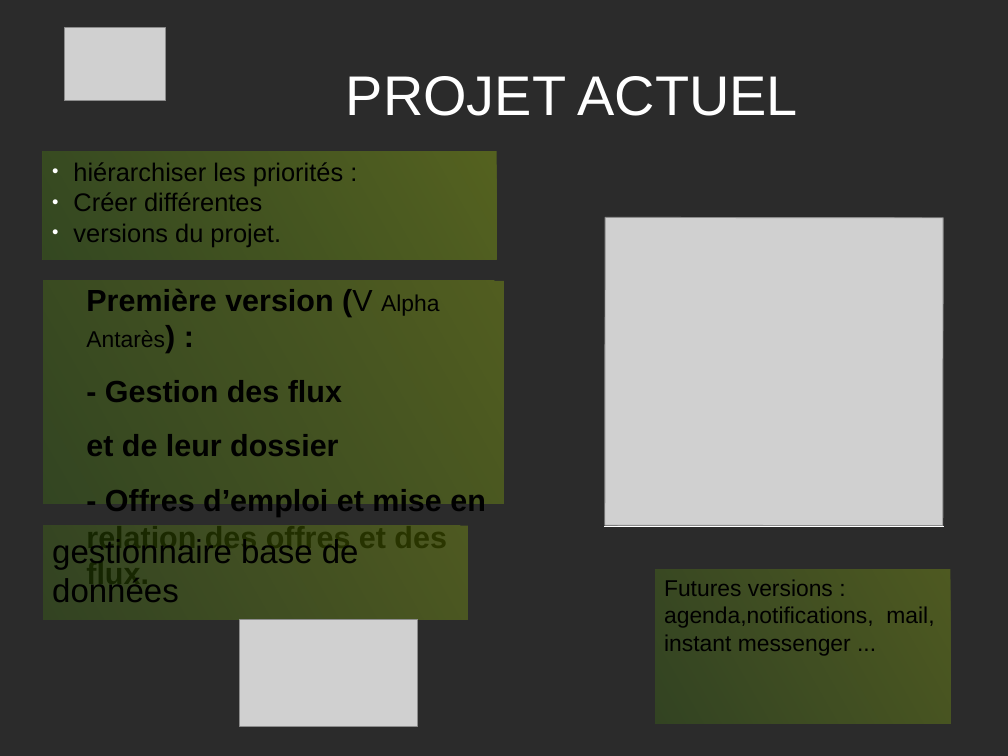
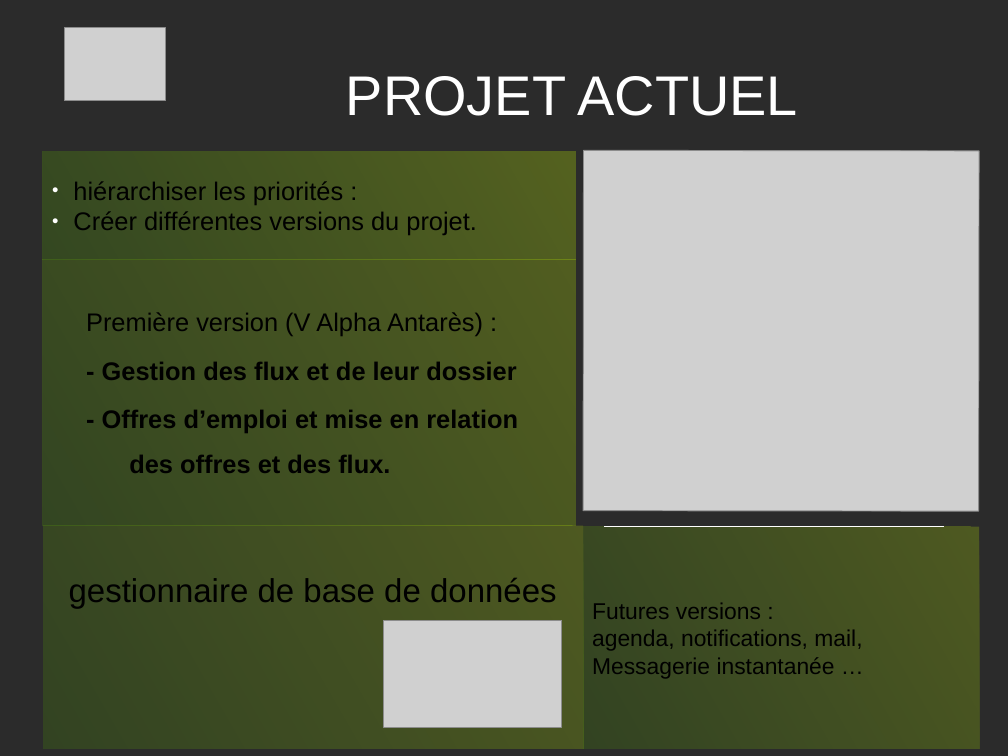
Before and after one commit to PatdeMessac/projets_certif, a slide deck: slide 5 of FACE/Presentation_projet.odp. Drawn at 1008x756 pixels with LibreOffice and Linux fonts; fonts in the diff are those of the drawing; grey boxes stand for pictures; background and template pictures are left out; a plain dark background stands for a picture behind light text. Boxes give left, top, right and bottom in pixels: in the first picture for what was removed or moved away, otherwise in the second. Text is boxed around its words. In the diff, an @@ line names an element or a change of style, - is before the commit and + after.

Commit message:
ajout ombrage sous image, changement mise en page et titre

```diff
--- a/FACE/Presentation_projet.odp
+++ b/FACE/Presentation_projet.odp
@@ rectangle "hiérarchiser les priorités :": place and size @@
-rectangle "hiérarchiser les priorités :" at [43,151,497,259]
+rectangle "hiérarchiser les priorités :" at [43,151,576,259]
@@ picture: place and size @@
-picture at [605,217,944,526]
+picture at [583,151,980,512]
@@ text in rectangle at [73,211,477,235]: text changed @@
-● Créer différentes
-● versions du projet.
+● Créer différentes versions du projet.
@@ text "Première version (V Alpha Antarès) ...": place and size @@
-text "Première version (V Alpha Antarès) ..." at [43,281,504,504]
+text "Première version (V Alpha Antarès) ..." at [43,259,576,525]
@@ text at [86,312,483,336]: size 24 to 20 pt, bold off in "Première version (V Antarès) :"; size 18 to 20 pt in "Alpha Antarès)" @@
@@ text at [102,362,518,473]: text changed; size 24 to 20 pt @@
-- Gestion des flux
-et de leur dossier
-- Offres d’emploi et mise en relation des offres et des flux.
+- Gestion des flux et de leur dossier
+- Offres d’emploi et mise en relation
+  des offres et des flux.
@@ rectangle "gestionnaire de base de données": place and size @@
-rectangle "gestionnaire de base de données" at [43,526,468,619]
+rectangle "gestionnaire de base de données" at [43,526,584,749]
@@ vertical alignment top to middle in 3 elements at [43,151,576,259], [43,259,576,525], [584,527,980,749] @@
@@ rectangle "Futures versions :": place and size @@
-rectangle "Futures versions :" at [656,569,951,724]
+rectangle "Futures versions :" at [584,527,980,749]
@@ text in rectangle at [69,578,557,609]: text changed @@
-gestionnaire base de données
+gestionnaire de base de données
@@ picture: place and size @@
-picture at [240,619,418,726]
+picture at [383,620,562,727]
@@ text in rectangle at [592,602,862,679]: text changed @@
-Futures versions : agenda,notifications, mail, instant messenger ...
+Futures versions :
+agenda, notifications, mail,
+Messagerie instantanée …
```
Also in this commit, not shown: 5 other slides changed, 2 other files.
